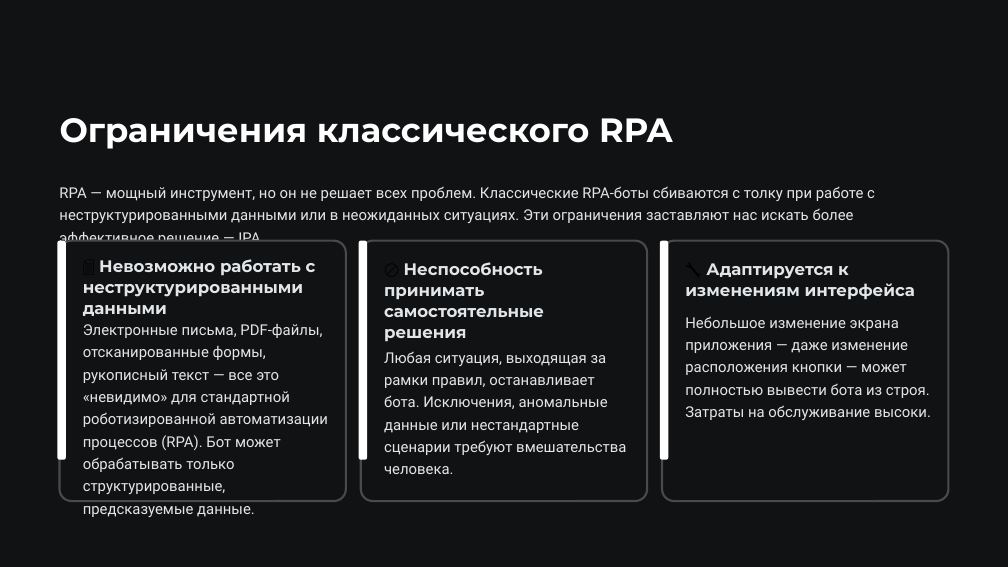
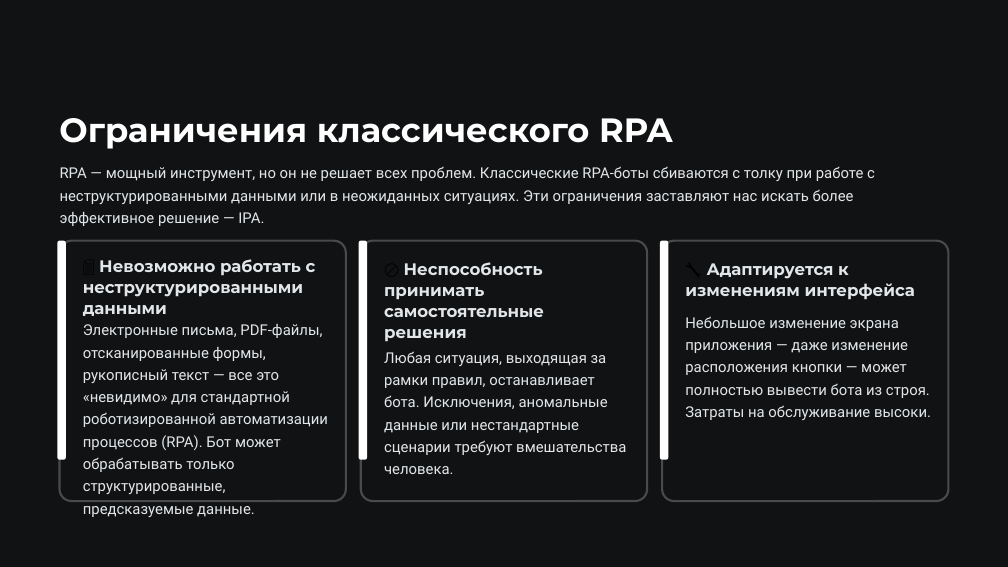
Before and after one commit to oiskenderov/ai-management-course, a slide deck: slide 4 of Seperated/Presentations/RU/L6-RU-Detail-Suni-intellektle-proseslerin-avtomatlasdirilmasi-RPA-AI.pptx. Drawn at 1008x567 pixels with LibreOffice and Linux fonts; fonts in the diff are those of the drawing. Boxes give left, top, right and bottom in pixels: in the first picture for what was removed or moved away, otherwise in the second. Text is boxed around its words. In the diff, an @@ line names an element or a change of style, - is before the commit and + after.

```diff
--- a/Seperated/Presentations/RU/L6-RU-Detail-Suni-intellektle-proseslerin-avtomatlasdirilmasi-RPA-AI.pptx
+++ b/Seperated/Presentations/RU/L6-RU-Detail-Suni-intellektle-proseslerin-avtomatlasdirilmasi-RPA-AI.pptx
@@ text "RPA — мощный инструмент, но ...": place and size @@
-text "RPA — мощный инструмент, но ..." at bbox=[59, 186, 875, 223]
+text "RPA — мощный инструмент, но ..." at bbox=[60, 166, 875, 204]
```
Also in this commit, not shown: 2 other slides changed, 1 other file.
